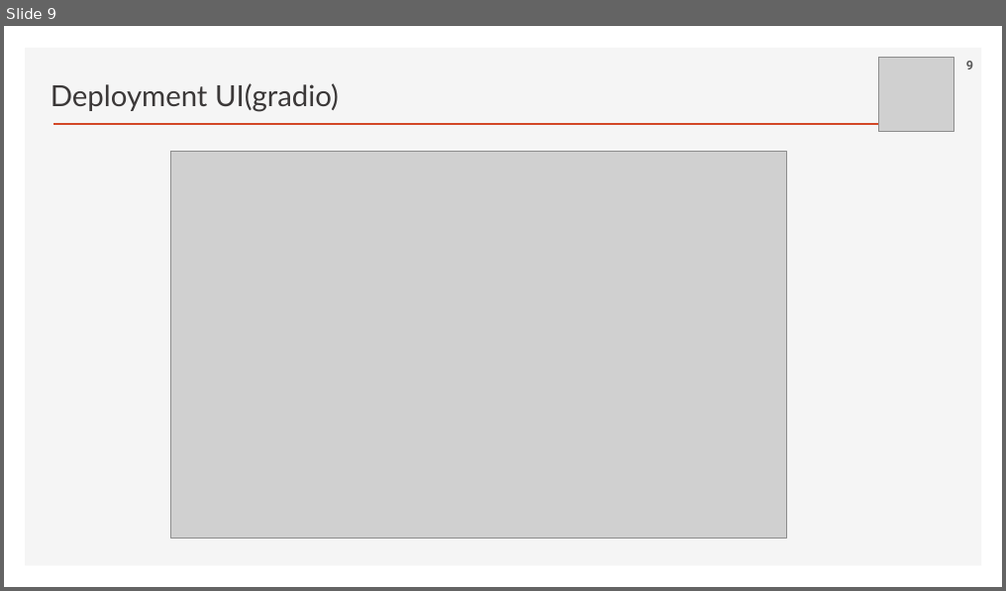
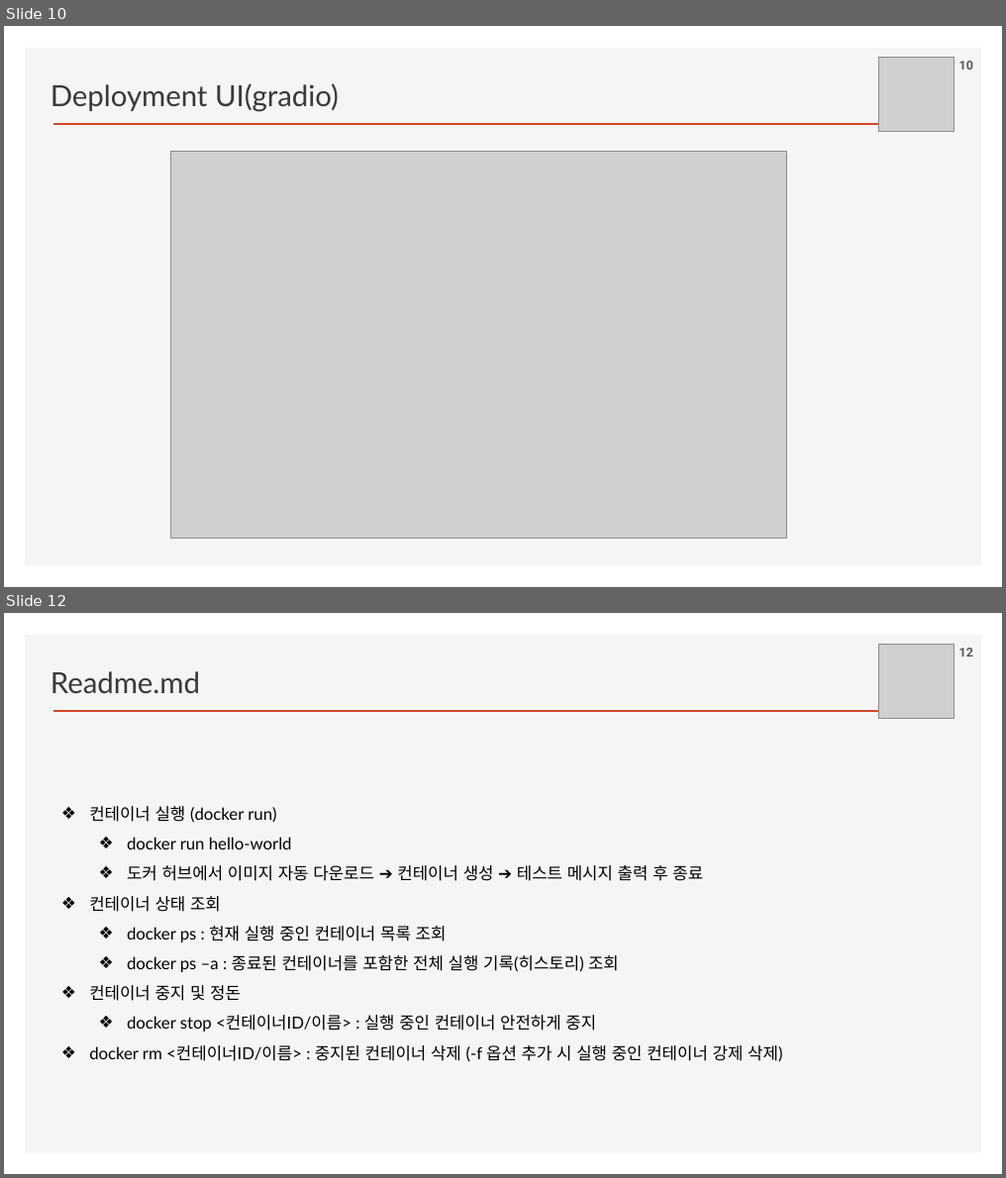
Before and after one commit to ancestor9/2026_Fall_Learning-Langchain-AI-Agent, a slide deck: PPTs/00_App Deployment.pptx. Shown one above the other, each under a label of ours: slide 9 before the commit, slides 10 and 12 after it; the slides between them are not shown. The pictures are 1006x591 and 1006x1178 pixels, drawn with LibreOffice and Linux fonts; fonts in the diff are those of the drawing; grey boxes stand for pictures; background and template pictures are left out. Boxes give left, top, right and bottom in pixels: in the first picture for what was removed or moved away, otherwise in the second. Text is boxed around its words. In the diff, an @@ line names an element or a change of style, - is before the commit and + after.

```diff
--- a/PPTs/00_App Deployment.pptx
+++ b/PPTs/00_App Deployment.pptx
@@ slide 12 added at [4, 613, 1002, 1174], background #FFFFFF; not listed: 2 template elements that a slide beside it also shows @@
@@ text added at [51, 671, 200, 693], 28 pt, text #3B3838 @@
+Readme.md
@@ picture added at [879, 644, 954, 719] @@
@@ page number added at [959, 648, 973, 657], 12 pt, text #595959, bold @@
+12
@@ text added at [89, 806, 782, 1062], 16 pt, text #000000 @@
+❖ 컨테이너 실행 (docker run)
+  ❖ docker run hello-world
+  ❖ 도커 허브에서 이미지 자동 다운로드 ➔ 컨테이너 생성 ➔ 테스트 메시지 출력 후 종료
+❖ 컨테이너 상태 조회
+  ❖ docker ps : 현재 실행 중인 컨테이너 목록 조회
+  ❖ docker ps –a : 종료된 컨테이너를 포함한 전체 실행 기록(히스토리) 조회
+❖ 컨테이너 중지 및 정돈
+  ❖ docker stop <컨테이너ID/이름> : 실행 중인 컨테이너 안전하게 중지
+❖ docker rm <컨테이너ID/이름> : 중지된 컨테이너 삭제 (-f 옵션 추가 시 실행 중인 컨테이너 강제 삭제)
@@ what was slide 9 is now slide 10 @@
@@ page number at [959, 61, 973, 70]: text changed @@
-9
+10
```
Also in this commit, not shown: 1 slide changed, 7 other slides added, 1 other file.
